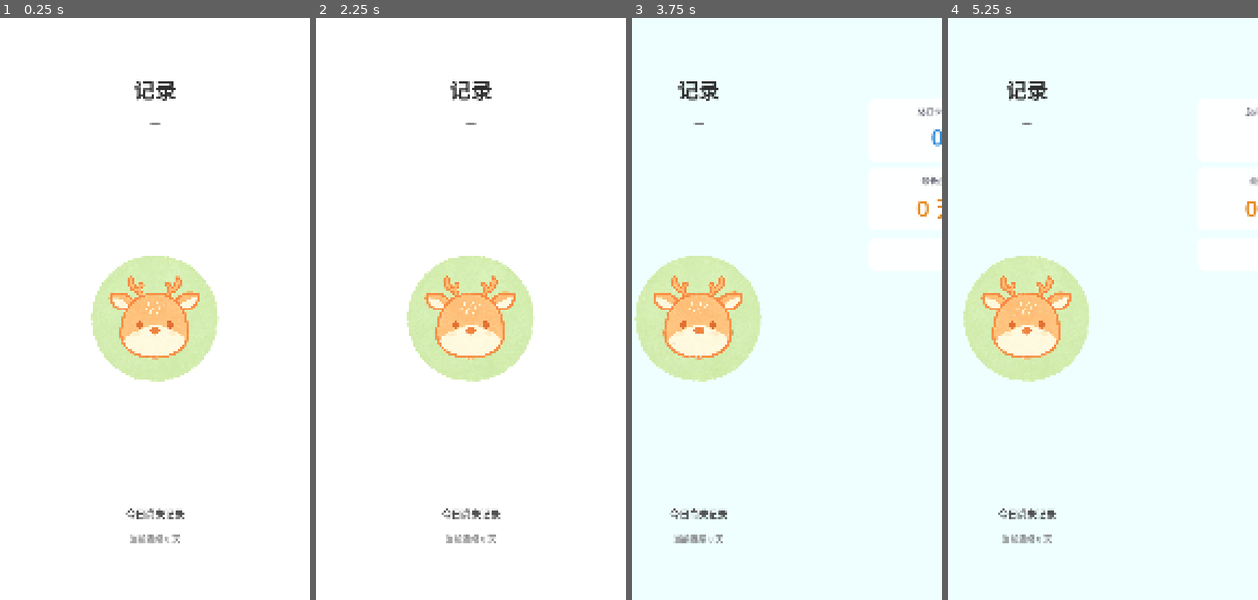
Above: before the commit, frames 1-4 (left to right).
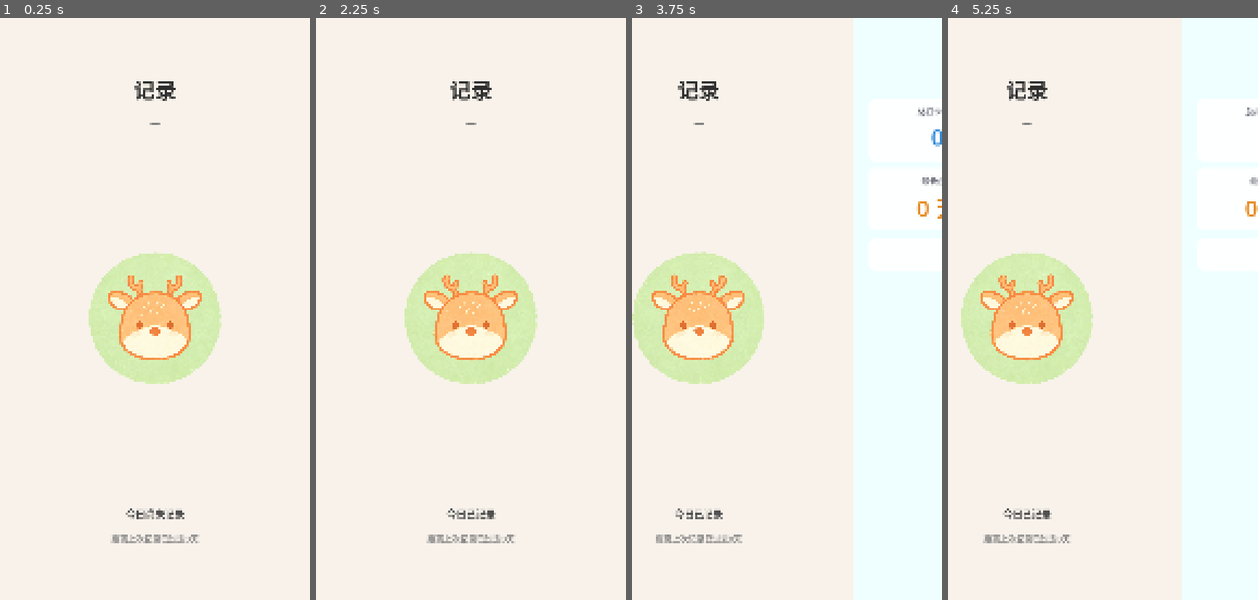
Above: after the commit, the same moments.

Repository: HRSmallRui/Lulema
Game: Godot game, scene res://Scenes/main.tscn
Same seed, same stepped clock (60 frames per second), same inputs: the game is played once before the commit and once after it.
Inputs (mouse positions are in pixels of both pictures, inside the frame that each line leads up to):
- Up to frame 1 (0.25 s): no input
- Up to frame 2 (2.25 s): click (471, 320) at 0.5 s; click (471, 320) at 1.25 s; click (471, 320) at 2 s
- Up to frame 3 (3.75 s): tap Enter at 2.75 s; move the mouse to (855, 279) at 2.77 s; press the mouse at (855, 279) at 2.78 s; tap Space at 3.5 s; move the mouse to (725, 338) at 3.52 s; release the mouse at (725, 338) at 3.53 s; click (725, 338) at 3.6 s
- Up to frame 4 (5.25 s): tap Enter at 4.25 s; move the mouse to (1134, 180) at 4.27 s; press the mouse at (1134, 180) at 4.28 s; tap Space at 5 s; move the mouse to (1087, 425) at 5.02 s; release the mouse at (1087, 425) at 5.03 s; click (1087, 425) at 5.1 s

The runs differ from the first frame. In frame 1, 1.7% of the frame differs, in the area x 28-72%, y 40-91%; in frame 2, 2.0%; in frame 3, 2.0%; in frame 4, 2.0%, in the area x 4-47%, y 40-91%.

Commit message:
<feat>完成记录功能

Diff:
--- a/Savs/sav.tres
+++ b/Savs/sav.tres
@@ -1,7 +1,7 @@
-[gd_resource type="Resource" script_class="AppSaver" format=3 uid="uid://ctl64k76ji071"]
+[gd_resource type="Resource" script_class="AppSaver" format=3]
 
-[ext_resource type="Script" uid="uid://bgn5wotr7xidg" path="res://Scripts/date_struct.gd" id="1_h0xii"]
-[ext_resource type="Script" uid="uid://dk2w651pehmgv" path="res://Scripts/app_sav.gd" id="2_bjahp"]
+[ext_resource type="Script" path="res://Scripts/date_struct.gd" id="1_h0xii"]
+[ext_resource type="Script" path="res://Scripts/app_sav.gd" id="2_bjahp"]
 
 [sub_resource type="Resource" id="Resource_5tywr"]
 script = ExtResource("1_h0xii")
@@ -10,13 +10,7 @@
 day = 28
 metadata/_custom_type_script = "uid://bgn5wotr7xidg"
 
-[sub_resource type="Resource" id="Resource_jjvhh"]
-script = ExtResource("1_h0xii")
-year = 2026
-month = 7
-day = 29
-metadata/_custom_type_script = "uid://bgn5wotr7xidg"
-
 [resource]
 script = ExtResource("2_bjahp")
-recorded_dates = Array[ExtResource("1_h0xii")]([SubResource("Resource_5tywr"), SubResource("Resource_jjvhh")])
+latest_date = SubResource("Resource_5tywr")
+recorded_dates = Array[ExtResource("1_h0xii")]([SubResource("Resource_5tywr")])
--- a/Scenes/center_menu.tscn
+++ b/Scenes/center_menu.tscn
@@ -2,10 +2,6 @@
 
 [ext_resource type="Script" uid="uid://cxogyxicibrac" path="res://Scripts/center_menu.gd" id="1_5tywr"]
 [ext_resource type="Texture2D" uid="uid://4golhcml2q8" path="res://Assets/Images/lulema_record.png" id="1_35u8f"]
-
-[sub_resource type="AtlasTexture" id="AtlasTexture_14cdr"]
-atlas = ExtResource("1_35u8f")
-region = Rect2(190, 191, 1670, 1676)
 
 [node name="CenterMenu" type="Control" unique_id=534717266]
 custom_minimum_size = Vector2(1280, 2400)
@@ -63,18 +59,17 @@
 size_flags_vertical = 3
 
 [node name="Button" type="Button" parent="VBox/CenterContainer" unique_id=881347614]
-self_modulate = Color(1, 1, 1, 0)
 custom_minimum_size = Vector2(526, 526)
 layout_mode = 2
 focus_mode = 0
 flat = true
 
-[node name="TextureRect" type="TextureRect" parent="VBox/CenterContainer/Button" unique_id=16399404]
-layout_mode = 0
-offset_right = 40.0
-offset_bottom = 40.0
-scale = Vector2(0.31359664, 0.31359664)
-texture = SubResource("AtlasTexture_14cdr")
+[node name="ButtonSprite" type="Sprite2D" parent="VBox/CenterContainer/Button" unique_id=1544114672]
+position = Vector2(263, 263)
+scale = Vector2(0.32750183, 0.32750183)
+texture = ExtResource("1_35u8f")
+region_enabled = true
+region_rect = Rect2(190, 191, 1670, 1676)
 
 [node name="StatusLabel" type="Label" parent="VBox" unique_id=146724160]
 layout_mode = 2
@@ -87,11 +82,13 @@
 layout_mode = 2
 theme_override_colors/font_color = Color(0.5, 0.5, 0.5, 1)
 theme_override_font_sizes/font_size = 34
-text = "当前连续 0 天"
+text = "距离上次记录已过去0天"
 horizontal_alignment = 1
 
 [node name="BottomSpacer" type="Control" parent="VBox" unique_id=1190646046]
 custom_minimum_size = Vector2(0, 120)
 layout_mode = 2
 
+[connection signal="button_down" from="VBox/CenterContainer/Button" to="." method="_on_button_button_down"]
+[connection signal="button_up" from="VBox/CenterContainer/Button" to="." method="_on_button_button_up"]
 [connection signal="pressed" from="VBox/CenterContainer/Button" to="." method="_on_button_pressed"]
--- a/Scripts/app_sav.gd
+++ b/Scripts/app_sav.gd
@@ -1,7 +1,7 @@
 extends Resource
 class_name AppSaver
 
-@export var max_days: int
+@export var latest_date: DateStruct
 @export var recorded_dates: Array[DateStruct]
 
 
--- a/Scripts/center_menu.gd
+++ b/Scripts/center_menu.gd
@@ -4,10 +4,14 @@
 @onready var status_label: Label = $VBox/StatusLabel
 @onready var streak_label: Label = $VBox/StreakLabel
 @onready var button: Button = $VBox/CenterContainer/Button
+@onready var button_sprite: Sprite2D = $VBox/CenterContainer/Button/ButtonSprite
+
+var scale_tween: Tween
+var sav: AppSaver
 
 
 func _ready() -> void:
-	background.hide()
+	#background.hide()
 	update_state()
 	pass
 
@@ -15,7 +19,7 @@
 func update_state():
 	var today = Time.get_datetime_dict_from_system()
 	print(today)
-	var sav: AppSaver = AppSaver.get_app_saver()
+	sav = AppSaver.get_app_saver()
 	if sav == null:
 		sav = AppSaver.new()
 		AppSaver.save_app_saver(sav)
@@ -23,13 +27,48 @@
 	today_struct.year = today.year
 	today_struct.month = today.month
 	today_struct.day = today.day
-	for struct in sav.recorded_dates:
-		if DateStruct.is_the_same_day(struct,today_struct):
+
+	if sav.latest_date != null:
+		if DateStruct.is_the_same_day(sav.latest_date,today_struct):
 			status_label.text = "今日已记录"
-			break
+		else:
+			status_label.text = "今日尚未记录"
 	pass
 
 
 func _on_button_pressed() -> void:
+	var today = Time.get_datetime_dict_from_system()
+	var today_struct: DateStruct = DateStruct.new()
+	today_struct.year = today.year
+	today_struct.month = today.month
+	today_struct.day = today.day
+	sav = AppSaver.get_app_saver()
+	if sav == null:
+		sav = AppSaver.new()
 
+	if sav.latest_date == null:
+		sav.latest_date = today_struct
+		sav.recorded_dates.append(today_struct)
+	elif DateStruct.is_the_same_day(sav.latest_date, today_struct):
+		sav.recorded_dates.remove_at(-1)
+		sav.latest_date = null if sav.recorded_dates.is_empty() else sav.recorded_dates[-1]
+	else:
+		sav.latest_date = today_struct
+		sav.recorded_dates.append(today_struct)
+	AppSaver.save_app_saver(sav)
+	update_state()
 	pass # Replace with function body.
+
+
+func _on_button_button_up() -> void:
+	if scale_tween != null: scale_tween.kill()
+	scale_tween = create_tween()
+	scale_tween.tween_property(button_sprite,"scale",Vector2.ONE*0.328,0.1)
+	pass # Replace with function body.
+
+
+func _on_button_button_down() -> void:
+	if scale_tween != null: scale_tween.kill()
+	scale_tween = create_tween()
+	scale_tween.tween_property(button_sprite,"scale",Vector2.ONE*0.2,0.1)
+	pass # Replace with function body.
--- a/Scripts/date_struct.gd
+++ b/Scripts/date_struct.gd
@@ -10,5 +10,6 @@
 	if date1.day == date2.day:
 		if date1.month == date2.month:
 			if date1.day == date2.day:
+				print("is the same day")
 				return true
 	return false
--- a/project.godot
+++ b/project.godot
@@ -47,10 +47,6 @@
 
 pointing/emulate_touch_from_mouse=true
 
-[internationalization]
-
-locale/translations=PackedStringArray("res://Addons/calendar_library/demo/calendar_locale_CN.tres", "res://Addons/calendar_library/demo/calendar_locale_DE.tres", "res://Addons/calendar_library/demo/calendar_locale_EN.tres", "res://Addons/calendar_library/demo/calendar_locale_ES.tres", "res://Addons/calendar_library/demo/calendar_locale_SE.tres")
-
 [physics]
 
 3d/physics_engine="Jolt Physics"
Not shown, changed: export_presets.cfg
